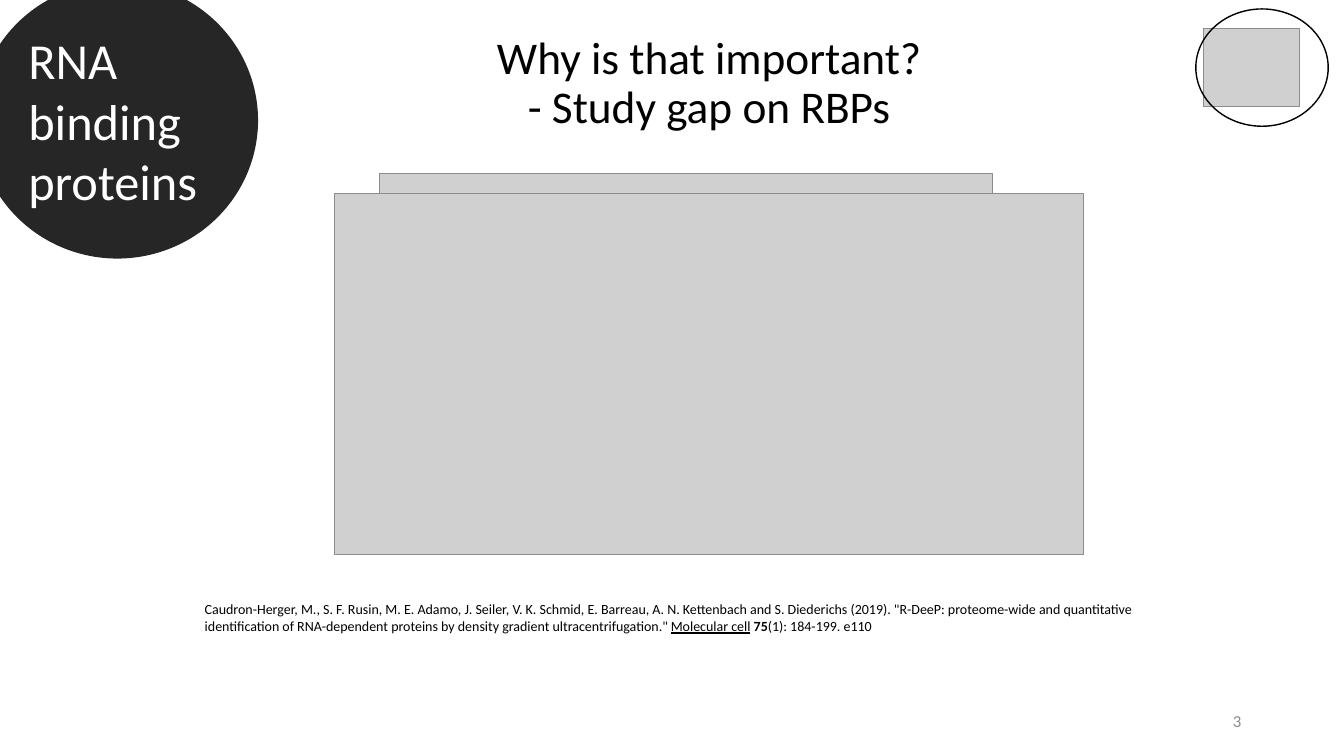
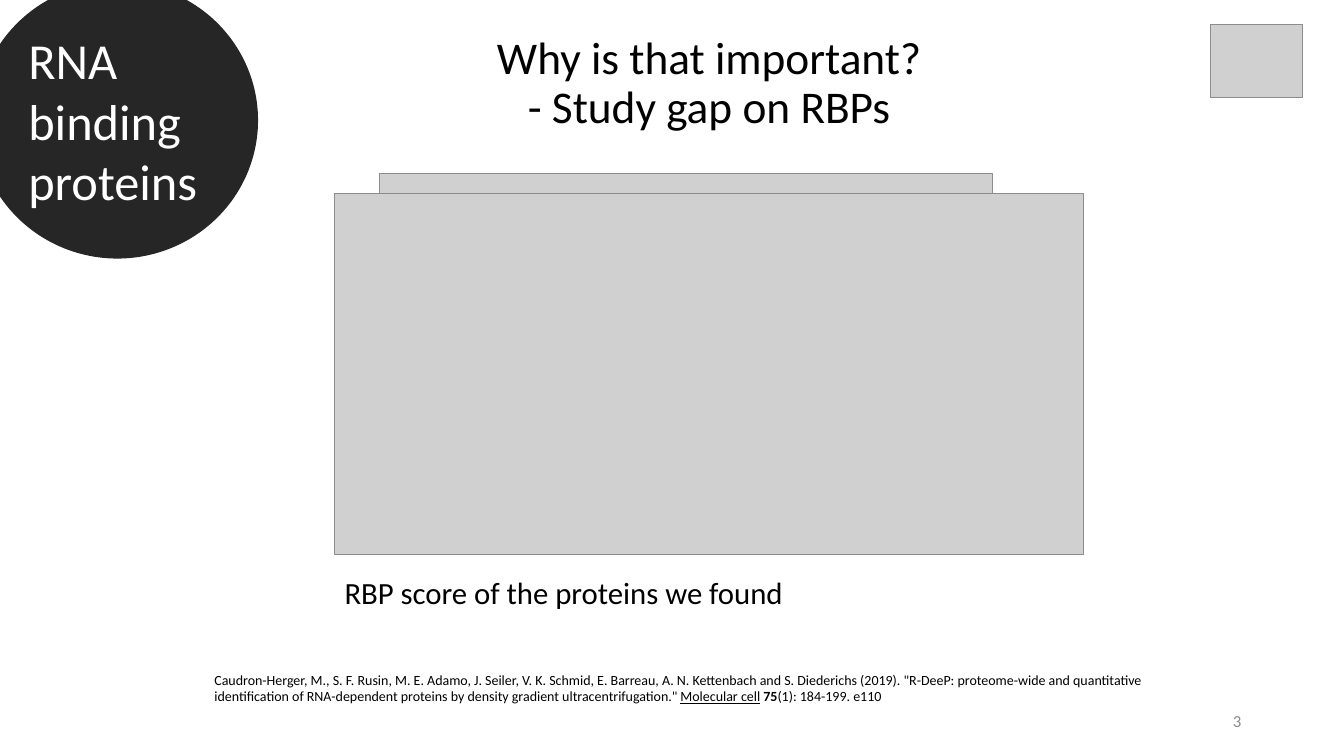
Before and after one commit to datascience-mobi-2022/2022-topic-03-team-05, a slide deck: slide 3 of Final presentation outline & temporary draft.pptx. Drawn at 1344x756 pixels with LibreOffice and Linux fonts; fonts in the diff are those of the drawing; grey boxes stand for pictures. Boxes give left, top, right and bottom in pixels: in the first picture for what was removed or moved away, otherwise in the second. Text is boxed around its words. In the diff, an @@ line names an element or a change of style, - is before the commit and + after.

```diff
--- a/Final presentation outline & temporary draft.pptx
+++ b/Final presentation outline & temporary draft.pptx
@@ ellipse removed at (1196, 9, 1328, 126) @@
@@ picture: place and size @@
-picture at (1204, 29, 1301, 107)
+picture at (1211, 24, 1303, 98)
@@ text added at (345, 582, 782, 609), 22 pt, text #000000 @@
+RBP score of the proteins we found
@@ text "Caudron-Herger, M., S. F. Rusin, ...": place and size @@
-text "Caudron-Herger, M., S. F. Rusin, ..." at (205, 604, 1132, 634)
+text "Caudron-Herger, M., S. F. Rusin, ..." at (214, 675, 1141, 704)
```
Also in this commit, not shown: 24 other slides changed.
